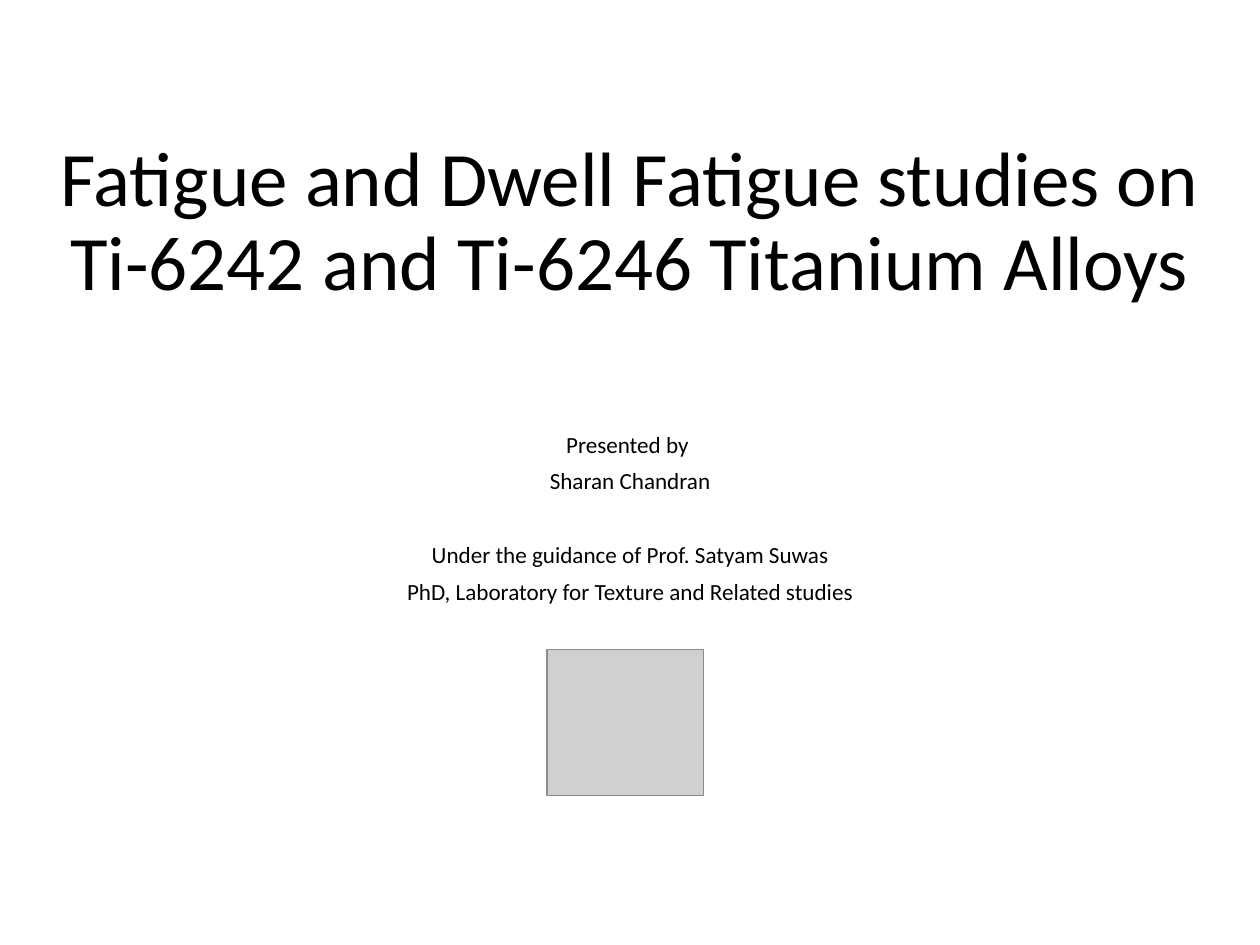
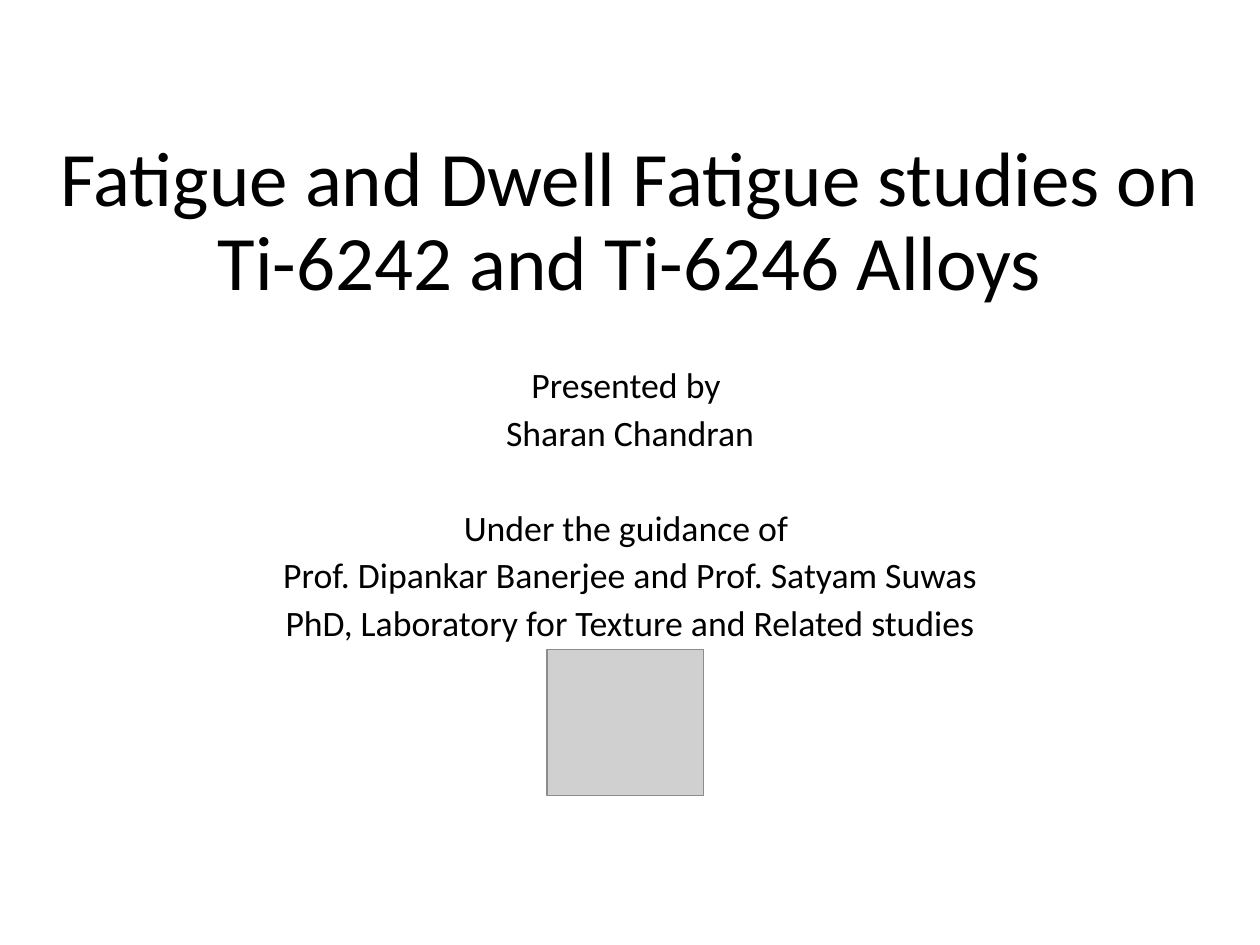
Before and after one commit to Sharanc25/Elements, a slide deck: slide 1 of Thesis/Comprehensive Exam/References/yazar.pptx. Drawn at 1260x945 pixels with LibreOffice and Linux fonts; fonts in the diff are those of the drawing; grey boxes stand for pictures. Boxes give left, top, right and bottom in pixels: in the first picture for what was removed or moved away, otherwise in the second. Text is boxed around its words. In the diff, an @@ line names an element or a change of style, - is before the commit and + after.

Commit message:
/ ‘Thesis/Comprehensive Exam/References/yazar.pptx’

```diff
--- a/Thesis/Comprehensive Exam/References/yazar.pptx
+++ b/Thesis/Comprehensive Exam/References/yazar.pptx
@@ title at bbox=[60, 152, 1198, 303]: text changed @@
-Fatigue and Dwell Fatigue studies on Ti-6242 and Ti-6246 Titanium Alloys
+Fatigue and Dwell Fatigue studies on Ti-6242 and Ti-6246 Alloys
@@ subtitle "Presented by": place and size @@
-subtitle "Presented by" at bbox=[407, 437, 853, 604]
+subtitle "Presented by" at bbox=[283, 373, 976, 642]
@@ subtitle at bbox=[286, 373, 974, 642]: size 13.2 to 20.4 pt in "Presented by", "Sharan Chandran", "PhD, Laboratory for Texture and Related studies" @@
@@ subtitle at bbox=[283, 516, 976, 594]: text changed; size 13.2 to 20.4 pt @@
-Under the guidance of Prof. Satyam Suwas
+Under the guidance of
+Prof. Dipankar Banerjee and Prof. Satyam Suwas
```
